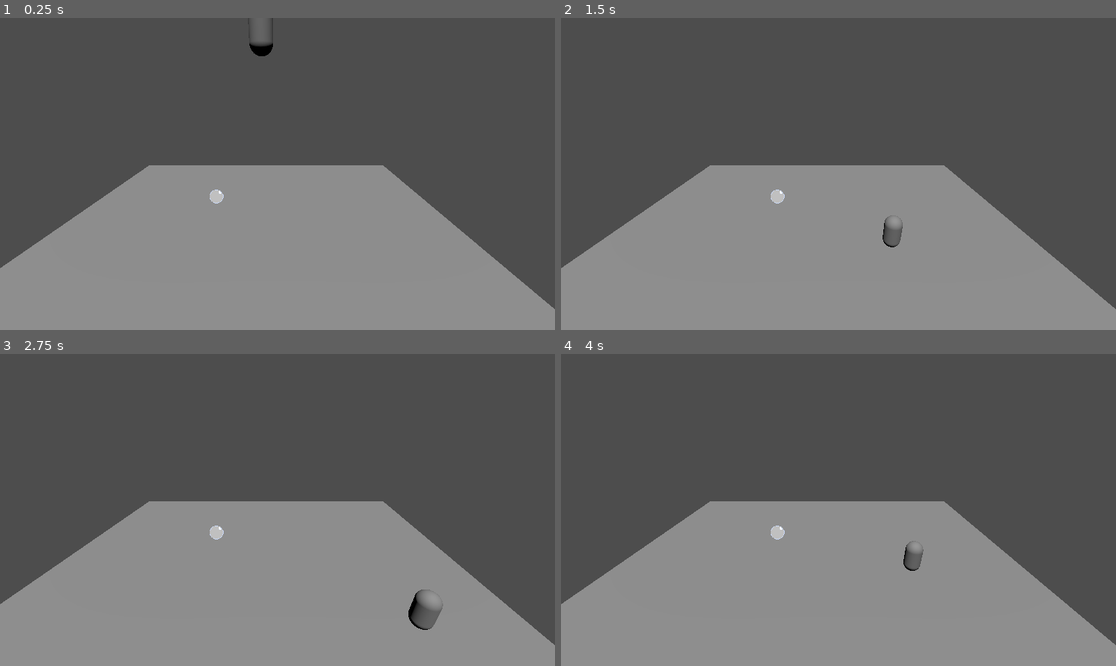
Above: before the commit, frames 1-4 (two rows, left to right).
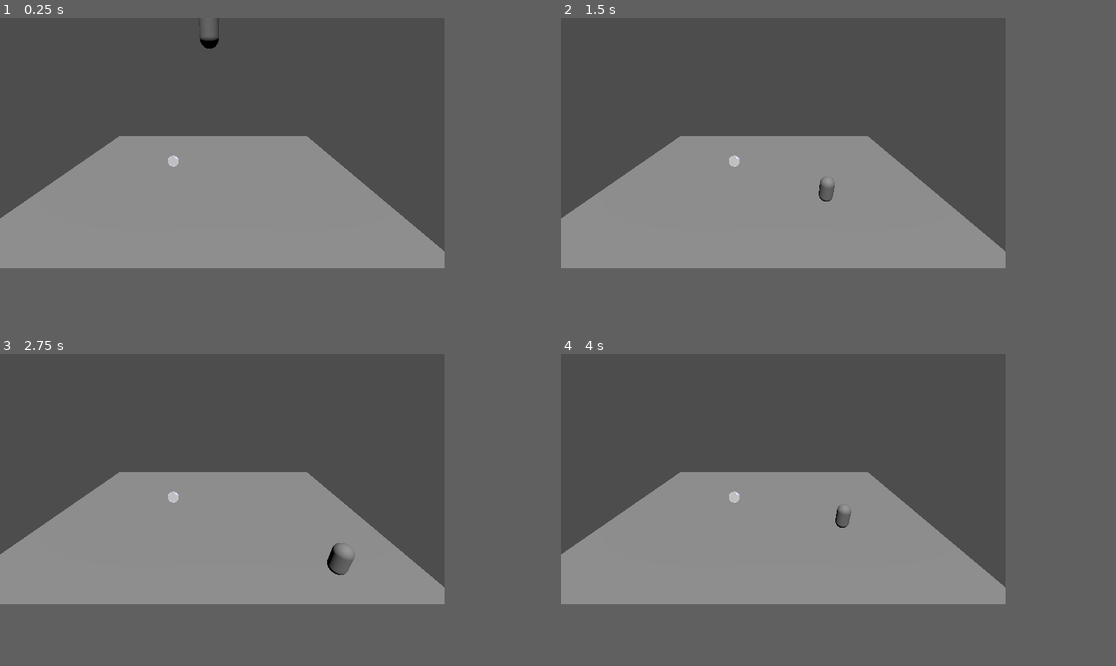
Above: after the commit, the same moments.

Repository: electrp/ggj25
Game: Godot game, scene res://node_3d.tscn
Same seed, same stepped clock (60 frames per second), same inputs: the game is played once before the commit and once after it.
Inputs:
- Up to frame 1 (0.25 s): no input
- Up to frame 2 (1.5 s): tap Enter (ui_accept) at 0.5, 0.77 s; hold Right (ui_right) 0.53-1.28 s; hold Down (ui_down) from 1.28 s (still down)
- Up to frame 3 (2.75 s): tap Enter (ui_accept) at 1.52 s; release Down (ui_down) at 2.03 s; hold Right (ui_right) from 2.03 s (still down)
- Up to frame 4 (4 s): release Right (ui_right) at 2.78 s; hold Up (ui_up) 2.78-3.53 s; tap Enter (ui_accept) at 3.02, 3.77 s; hold Left (ui_left) from 3.53 s (still down)
The window is 799x449 before the commit and 640x360 after it. Grey fills any space a smaller window leaves; there, only what the larger window draws over its background counts as a difference.

The runs differ from the first frame. In frame 1, 25% of the frame differs, in the area x 0-100%, y 0-94%; in frame 2, 25%; in frame 3, 25%; in frame 4, 25%.

Commit message:
Updated project resolution

Diff:
--- a/ggj25/project.godot
+++ b/ggj25/project.godot
@@ -10,10 +10,18 @@
 
 [application]
 
-config/name="ggj25"
+config/name="BUBBLEFALL"
+config/version="1.0"
 run/main_scene="res://node_3d.tscn"
 config/features=PackedStringArray("4.3", "Forward Plus")
 config/icon="res://icon.svg"
+
+[display]
+
+window/size/viewport_width=640
+window/size/viewport_height=360
+window/size/borderless=true
+window/stretch/mode="viewport"
 
 [global_group]
 
@@ -41,3 +49,8 @@
 "events": [Object(InputEventKey,"resource_local_to_scene":false,"resource_name":"","device":-1,"window_id":0,"alt_press …(192 unchanged characters)…
 ]
 }
+
+[rendering]
+
+renderer/rendering_method="gl_compatibility"
+renderer/rendering_method.mobile="gl_compatibility"
